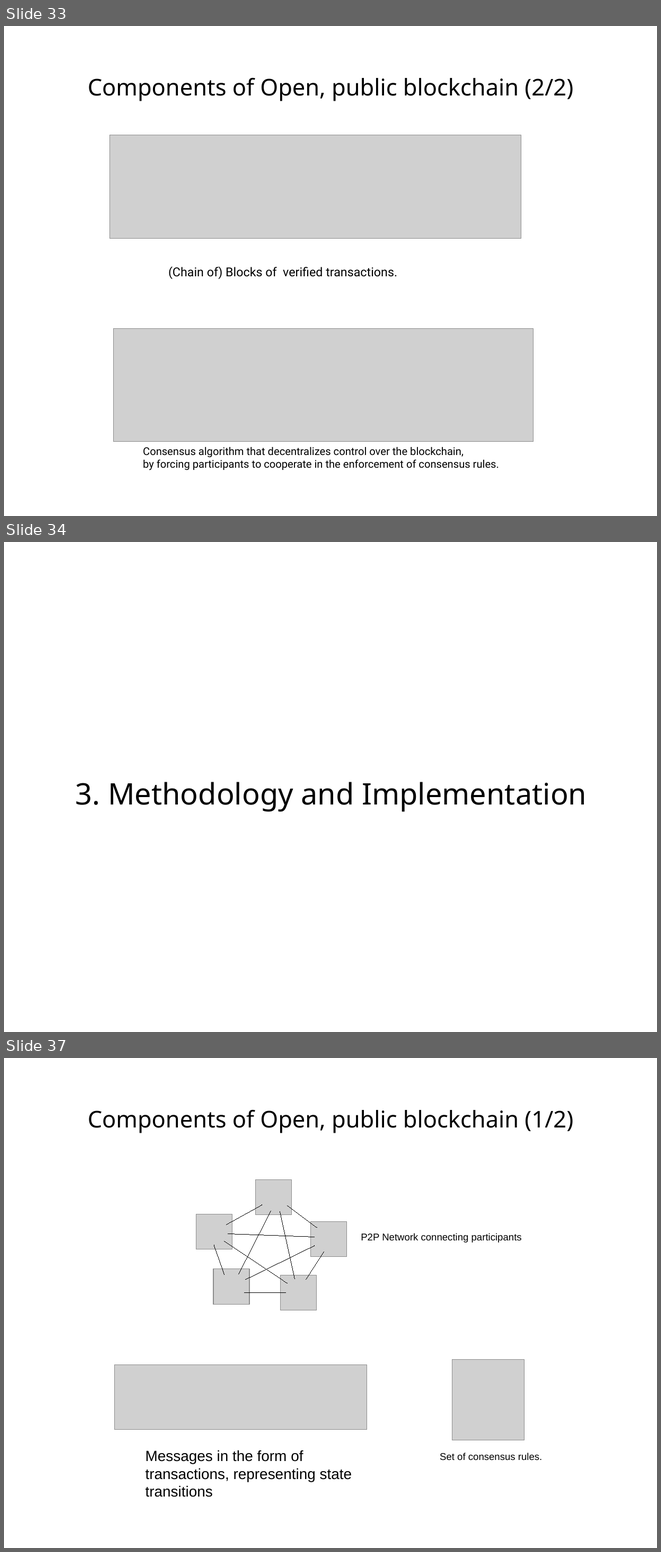
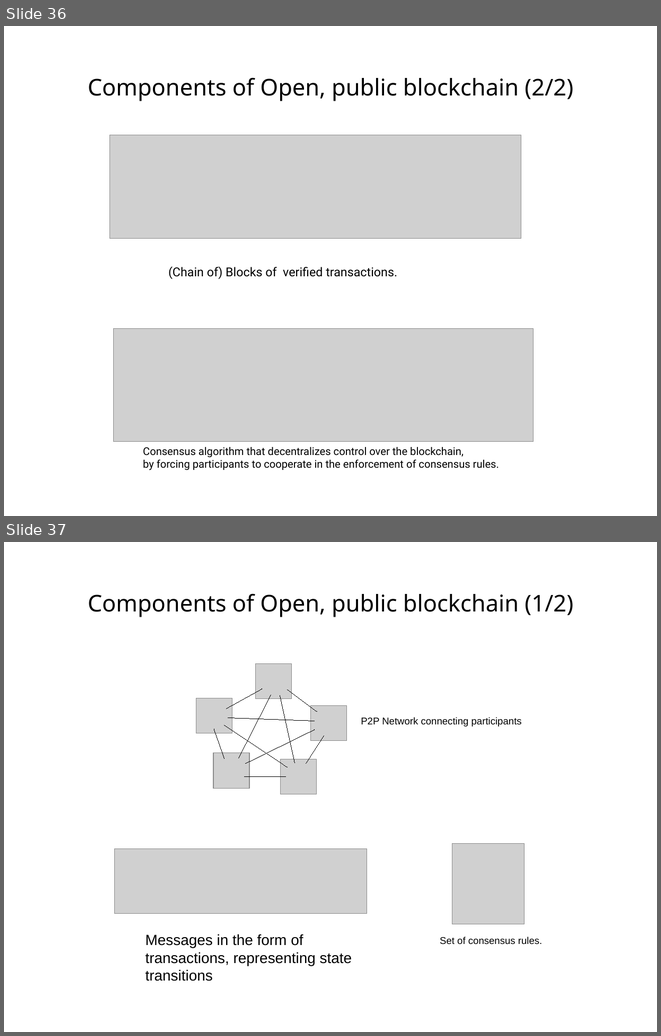
Before and after one commit to s2-t2/blockchain_reputation_system, a slide deck: documents/Presentation/Presentationv1.odp. Shown one above the other, each under a label of ours: slides 33, 34 and 37 before the commit, slides 36 and 37 after it; the slides between them are not shown. The pictures are 661x1552 and 661x1036 pixels, drawn with LibreOffice and Linux fonts; fonts in the diff are those of the drawing; grey boxes stand for pictures. Boxes give left, top, right and bottom in pixels: in the first picture for what was removed or moved away, otherwise in the second. Text is boxed around its words. In the diff, an @@ line names an element or a change of style, - is before the commit and + after.

```diff
--- a/documents/Presentation/Presentationv1.odp
+++ b/documents/Presentation/Presentationv1.odp
@@ slide 34 removed at (4, 542, 657, 1032), background #FFFFFF @@
@@ title removed at (76, 782, 586, 812) @@
-3. Methodology and Implementation
@@ what was slide 33 is now slide 36 @@
```
Also in this commit, not shown: 6 slides changed, 3 slides added, 2 other slides removed, 3 other files.
